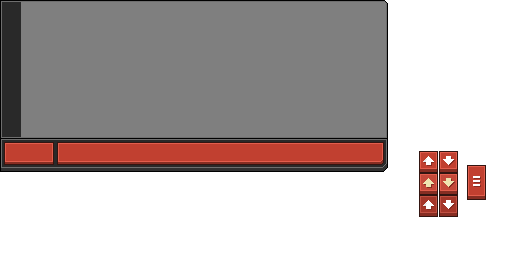
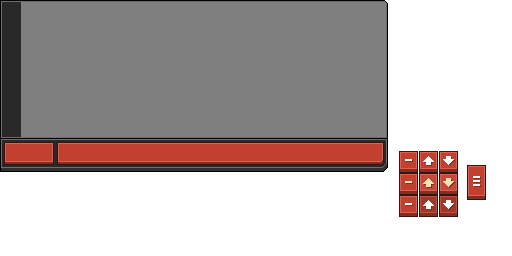
The second 512px x 256px image is a revision of the first. Changes to its layers:
added layer "Camada 13 cópia" above "Camada 13 cópia 2" over left=399, top=173, right=418, bottom=195
added layer "Camada 13 cópia 2" above "Camada 13" over left=399, top=195, right=418, bottom=217
added layer "Camada 13" above "Camada 9" over left=399, top=151, right=418, bottom=173
